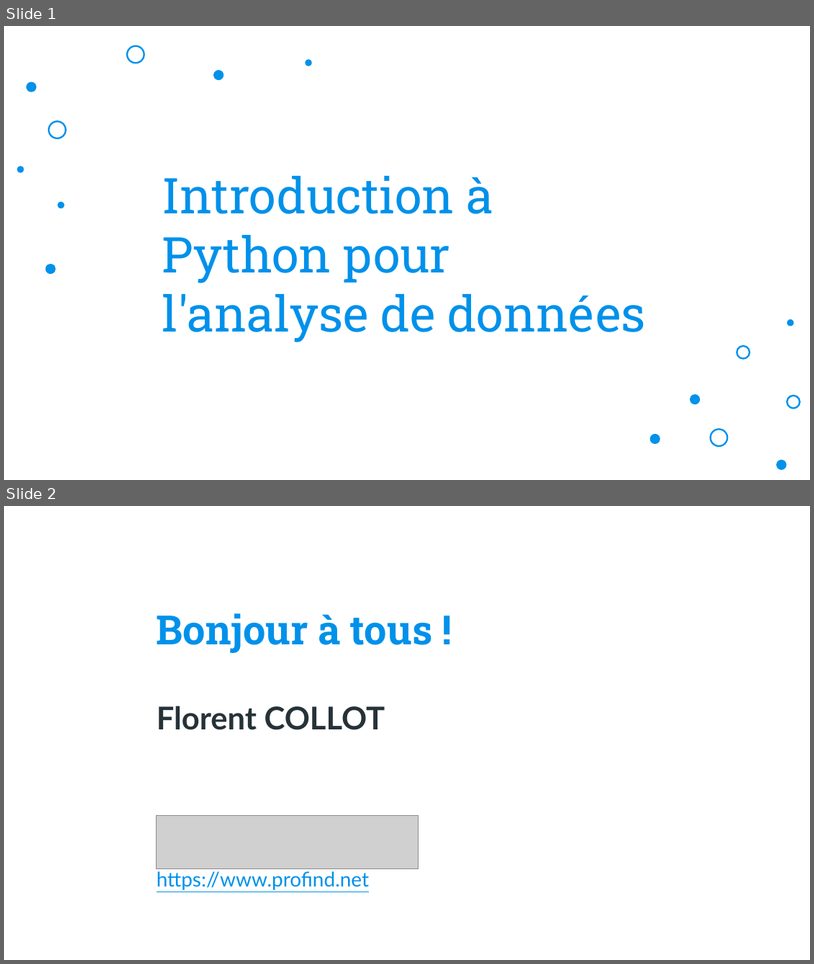
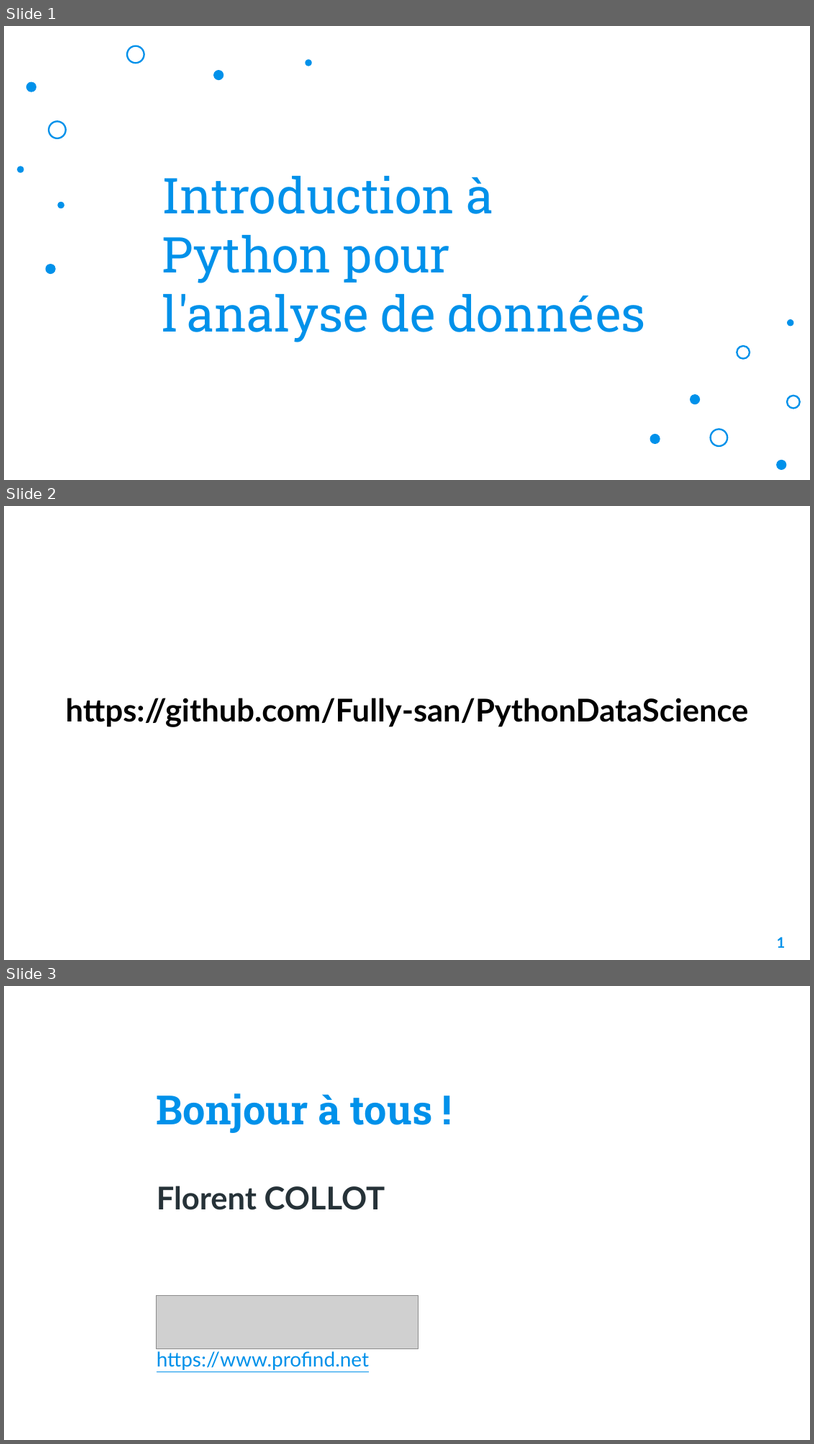
Before and after one commit to Fully-san/PythonDataScience, a slide deck: Supports/Python pour la data science.pptx. Shown one above the other, each under a label of ours: slides 1 and 2 before the commit, slides 1, 2 and 3 after it. The pictures are 814x964 and 814x1444 pixels, drawn with LibreOffice and Linux fonts; fonts in the diff are those of the drawing; grey boxes stand for pictures; background and template pictures are left out. Boxes give left, top, right and bottom in pixels: in the first picture for what was removed or moved away, otherwise in the second. Text is boxed around its words. In the diff, an @@ line names an element or a change of style, - is before the commit and + after.

```diff
--- a/Supports/Python pour la data science.pptx
+++ b/Supports/Python pour la data science.pptx
@@ slide 2 added at [4,506,810,960], background picture (left out) @@
@@ text added at [66,698,749,727], 28 pt, text #000000, bold @@
+https://github.com/Fully-san/PythonDataScience
@@ page number added at [777,937,786,947], 13 pt, text #0091EA, bold @@
+1
@@ what was slide 2 is now slide 3 @@
```
Also in this commit, not shown: 5 other files.
